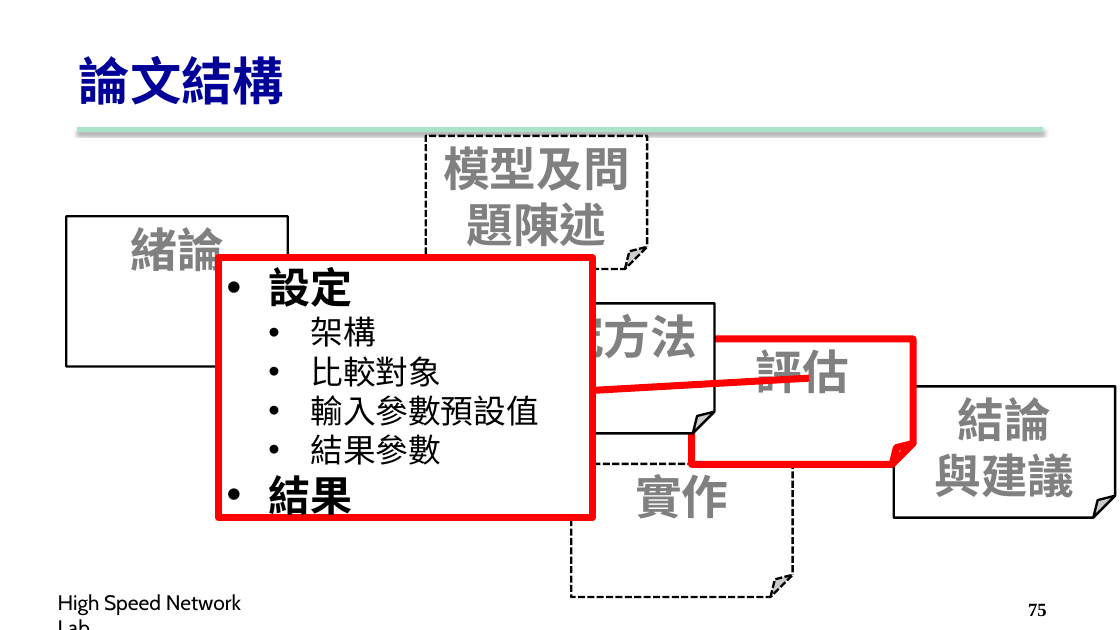
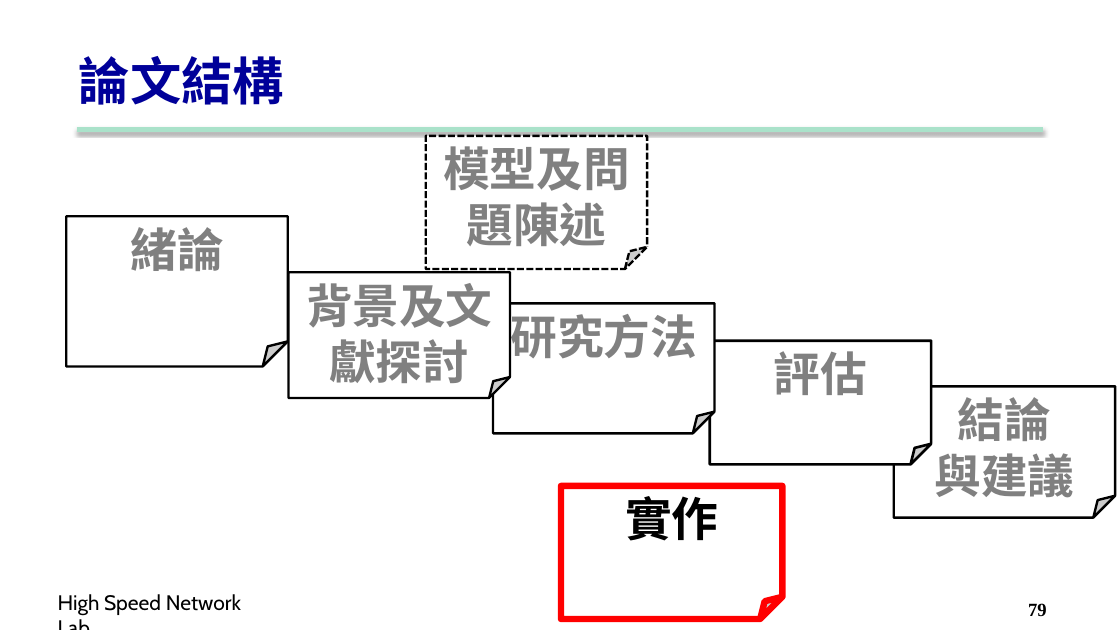
Before and after one commit to carina419/NTUST, a slide deck: slide 79 of MI5014701 科技研究與論文寫作 Technology Research and Thesis Writing/2. Structure.pptx (slide 75 before the commit). Drawn at 1120x630 pixels with LibreOffice and Linux fonts; fonts in the diff are those of the drawing; background and template pictures are left out. Boxes give left, top, right and bottom in pixels: in the first picture for what was removed or moved away, otherwise in the second. Text is boxed around its words. In the diff, an @@ line names an element or a change of style, - is before the commit and + after.

Commit message:
更新論文簡報

```diff
--- a/MI5014701 科技研究與論文寫作 Technology Research and Thesis Writing/2. Structure.pptx
+++ b/MI5014701 科技研究與論文寫作 Technology Research and Thesis Writing/2. Structure.pptx
@@ border callout removed at (218,258,593,518) @@
-• 設定
-  • 架構
-  • 比較對象
-  • 輸入參數預設值
-  • 結果參數
-• 結果
@@ folded corner "評估": place and size @@
-folded corner "評估" at (691,339,913,465)
+folded corner "評估" at (710,341,932,465)
@@ folded corner "評估" at (710,341,932,465): outline #FF0000 6 pt to #000000 2.25 pt @@
@@ folded corner "實作": place and size @@
-folded corner "實作" at (571,464,793,597)
+folded corner "實作" at (561,486,783,619)
@@ folded corner "實作" at (561,486,783,619): text colour #808080 to #000000; outline #000000 2 pt dashed to #FF0000 5.5 pt @@
@@ page number at (1028,603,1047,616): text changed @@
-75
+79
```
Also in this commit, not shown: 20 other slides changed, 4 slides added, 2 other files.
